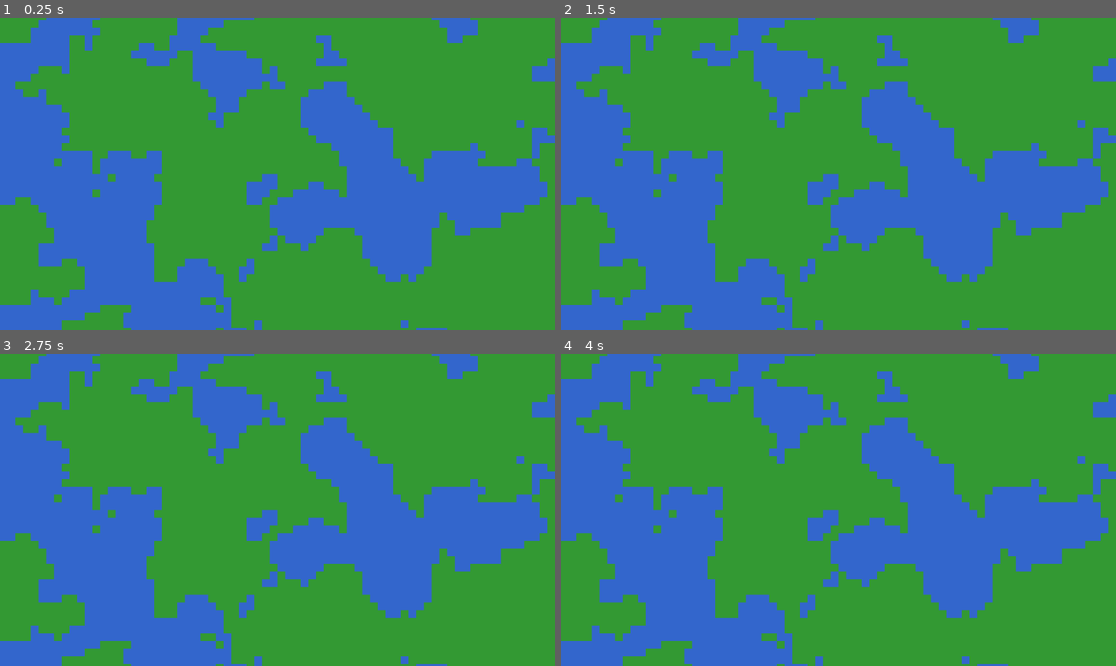
Above: before the commit, frames 1-4 (two rows, left to right).
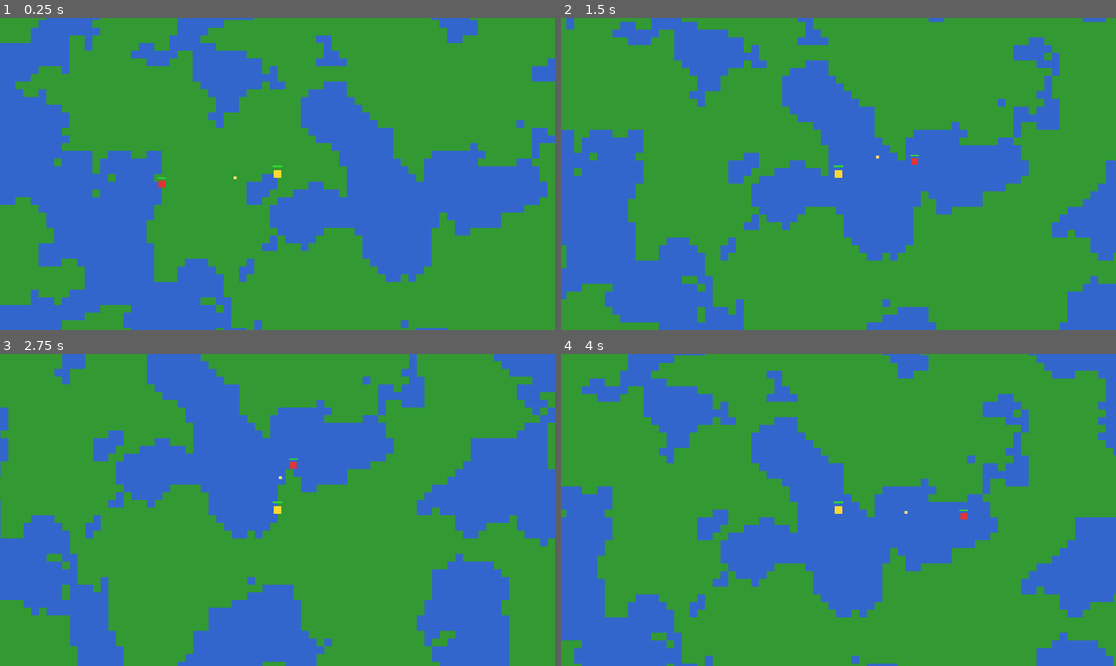
Above: after the commit, the same moments.

Repository: aegissana-sudo/vada
Game: Godot game, scene res://Main.tscn
Same seed, same stepped clock (60 frames per second), same inputs: the game is played once before the commit and once after it.
Inputs:
- Up to frame 1 (0.25 s): no input
- Up to frame 2 (1.5 s): tap Enter at 0.5 s; hold Right (ui_right) 0.53-1.28 s; hold Down (ui_down) from 1.28 s (still down)
- Up to frame 3 (2.75 s): release Down (ui_down) at 2.03 s; hold Right (ui_right) from 2.03 s (still down)
- Up to frame 4 (4 s): release Right (ui_right) at 2.78 s; hold Up (ui_up) 2.78-3.53 s; hold Left (ui_left) from 3.53 s (still down)

The runs differ from the first frame. In frame 1, less than 0.1% of the frame differs, in the area x 28-51%, y 47-55%; in frame 2, 41%; in frame 3, 51%, in the area x 0-100%, y 0-100%; in frame 4, 48%.
Error before the commit: Parse Error: Function "update()" not found in base self. (res://scripts/enemy.gd:16)

Commit message:
Fix redraw calls for Godot 4

Diff:
--- a/scripts/enemy.gd
+++ b/scripts/enemy.gd
@@ -13,7 +13,7 @@
 
 func _ready() -> void:
     add_to_group("enemies")
-    update()
+    queue_redraw()
 
 func _physics_process(_delta: float) -> void:
     if target == null:
@@ -29,7 +29,7 @@
 
 func take_damage(amount: int) -> void:
     _health -= amount
-    update()
+    queue_redraw()
     if _health <= 0:
         queue_free()
 
--- a/scripts/player.gd
+++ b/scripts/player.gd
@@ -19,7 +19,7 @@
     image.fill(Color(1.0, 0.85, 0.2))
     var texture := ImageTexture.create_from_image(image)
     sprite.texture = texture
-    update()
+    queue_redraw()
 
 func _physics_process(_delta: float) -> void:
     var input_vector := Vector2(
@@ -76,7 +76,7 @@
 
 func take_damage(amount: int) -> void:
     _health = max(_health - amount, 0)
-    update()
+    queue_redraw()
 
 func _draw() -> void:
     if max_health <= 0:
